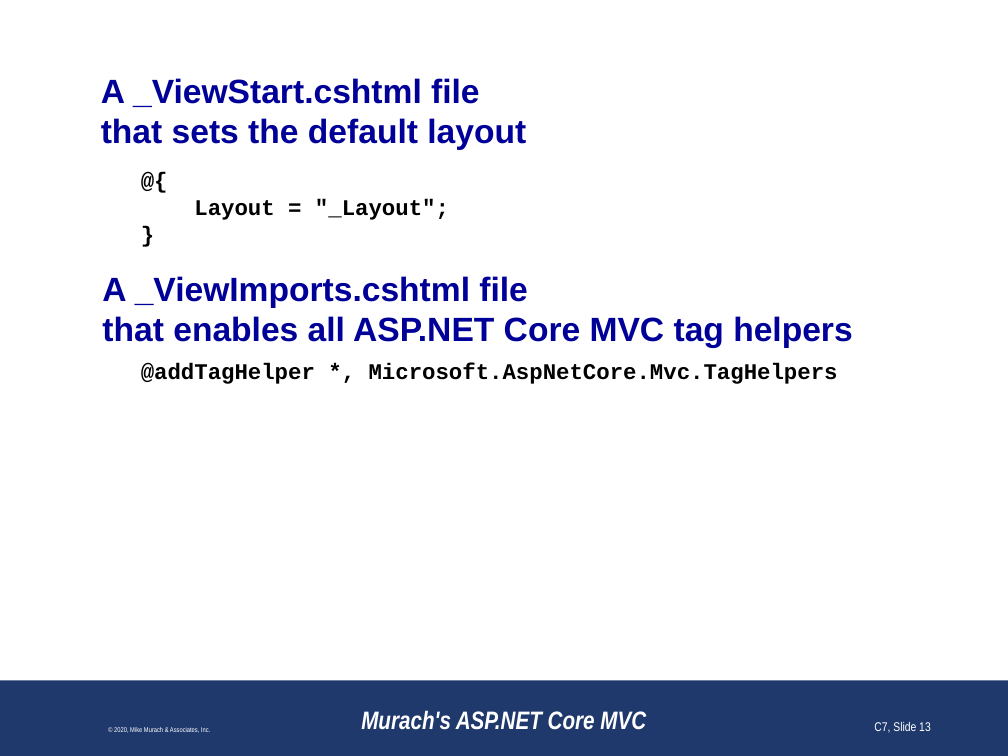
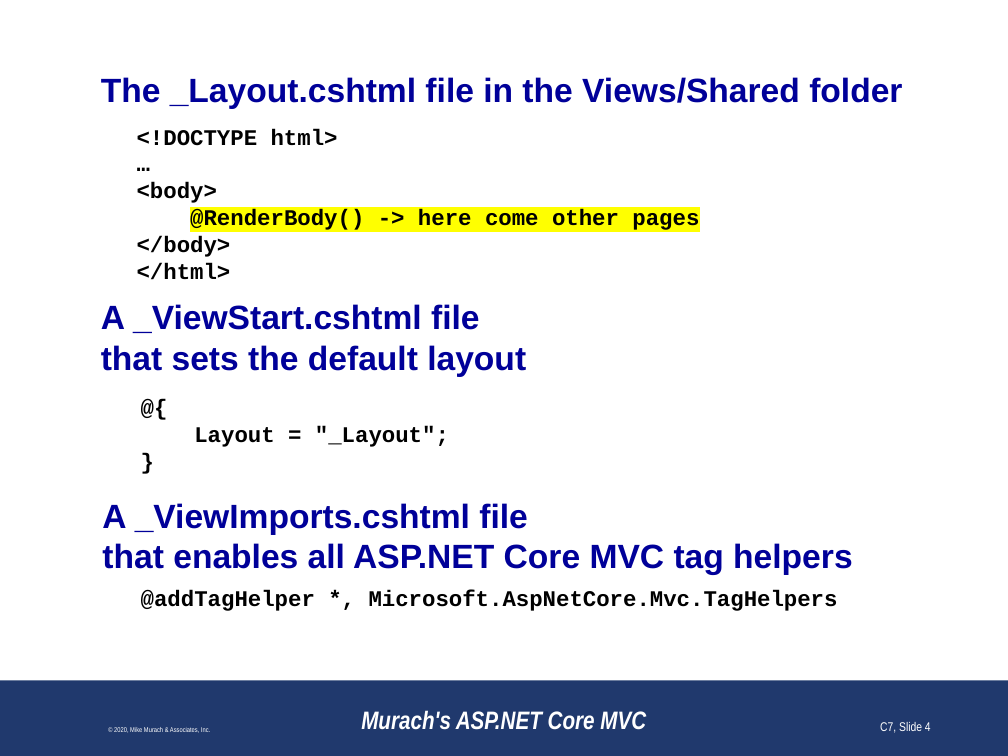
Before and after one commit to jin-co/web-cSharp, a slide deck: slide 4 of CheatSheetCSharp/CheatSheetCSharp/wwwroot/references/razor-views.pptx (slide 13 before the commit). Drawn at 1008x756 pixels with LibreOffice and Linux fonts; fonts in the diff are those of the drawing; background and template pictures are left out. Boxes give left, top, right and bottom in pixels: in the first picture for what was removed or moved away, otherwise in the second. Text is boxed around its words. In the diff, an @@ line names an element or a change of style, - is before the commit and + after.

```diff
--- a/CheatSheetCSharp/CheatSheetCSharp/wwwroot/references/razor-views.pptx
+++ b/CheatSheetCSharp/CheatSheetCSharp/wwwroot/references/razor-views.pptx
@@ title at box(101, 77, 902, 109): text changed @@
-A _ViewStart.cshtml file
-that sets the default layout
+The _Layout.cshtml file in the Views/Shared folder
@@ text added at box(137, 128, 699, 280), 16 pt, text #000000, bold @@
+<!DOCTYPE html>
+…
+<body>
+@RenderBody() -> here come other pages
+</body>
+</html>
@@ text added at box(101, 304, 526, 377), 24 pt, text #000099, bold @@
+A _ViewStart.cshtml file
+that sets the default layout
@@ text "@{": place and size @@
-text "@{" at box(102, 199, 852, 384)
+text "@{" at box(102, 426, 852, 611)
@@ page number at box(880, 722, 931, 733): text changed @@
-C7, Slide 13
+C7, Slide 4
```
Also in this commit, not shown: 1 other slide changed, 1 slide added, 14 slides removed, 11 other files.
